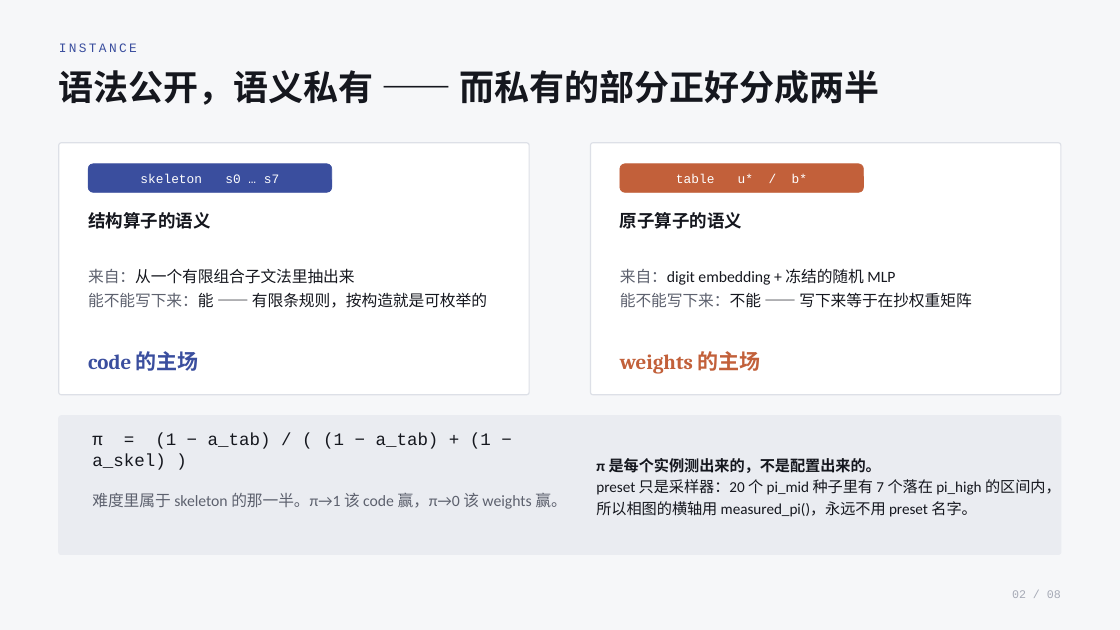
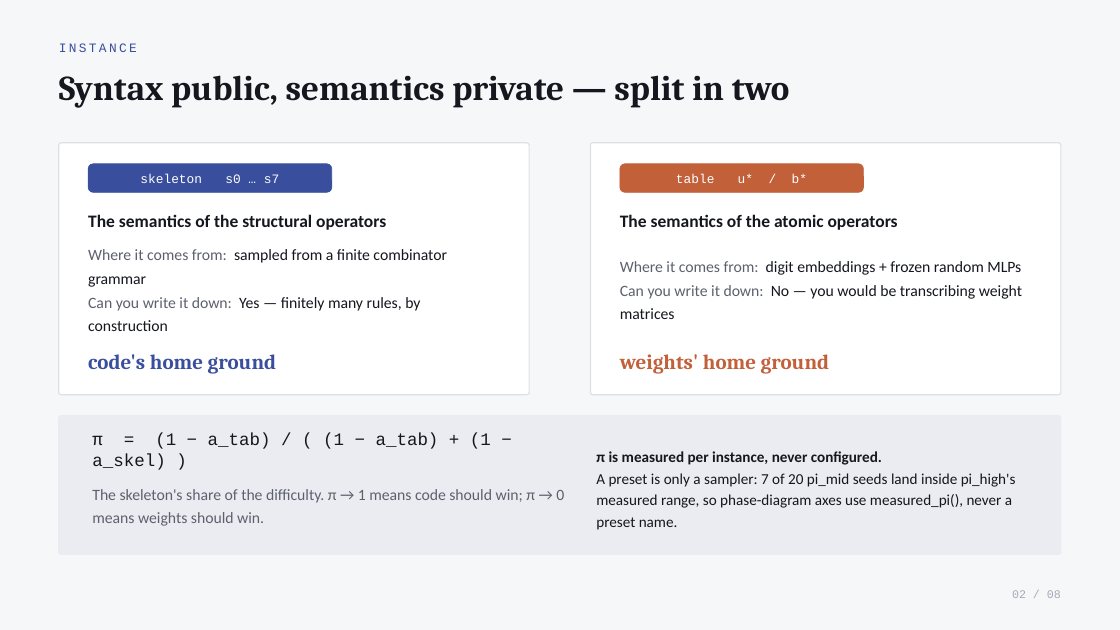
Before and after one commit to ash-ding/Glyph, a slide deck: slide 2 of docs/slides/glyph-progress-2026-09-04.pptx. Drawn at 1120x630 pixels with LibreOffice and Linux fonts; fonts in the diff are those of the drawing. Boxes give left, top, right and bottom in pixels: in the first picture for what was removed or moved away, otherwise in the second. Text is boxed around its words. In the diff, an @@ line names an element or a change of style, - is before the commit and + after.

```diff
--- a/docs/slides/glyph-progress-2026-09-04.pptx
+++ b/docs/slides/glyph-progress-2026-09-04.pptx
@@ text at (59, 75, 790, 108): text changed @@
-语法公开，语义私有 —— 而私有的部分正好分成两半
+Syntax public, semantics private — split in two
@@ text at (88, 214, 386, 230): text changed @@
-结构算子的语义
+The semantics of the structural operators
@@ text at (620, 214, 898, 230): text changed @@
-原子算子的语义
+The semantics of the atomic operators
@@ text at (88, 249, 447, 331): text changed @@
-来自：从一个有限组合子文法里抽出来
-能不能写下来：能 —— 有限条规则，按构造就是可枚举的
+Where it comes from: sampled from a finite combinator grammar
+Can you write it down: Yes — finitely many rules, by construction
@@ text at (620, 261, 1022, 319): text changed @@
-来自：digit embedding + 冻结的随机 MLP
-能不能写下来：不能 —— 写下来等于在抄权重矩阵
+Where it comes from: digit embeddings + frozen random MLPs
+Can you write it down: No — you would be transcribing weight matrices
@@ text at (88, 354, 276, 374): text changed @@
-code 的主场
+code's home ground
@@ text at (620, 354, 829, 374): text changed @@
-weights 的主场
+weights' home ground
@@ text at (596, 451, 1016, 530): text changed @@
-π 是每个实例测出来的，不是配置出来的。
-preset 只是采样器：20 个 pi_mid 种子里有 7 个落在 pi_high 的区间内，所以相图的横轴用 measured_pi()，永远不用 preset 名字。
+π is measured per instance, never configured.
+A preset is only a sampler: 7 of 20 pi_mid seeds land inside pi_high's measured range, so phase-diagram axes use measured_pi(), never a preset name.
@@ text at (92, 489, 564, 526): text changed @@
-难度里属于 skeleton 的那一半。π→1 该 code 赢，π→0 该 weights 赢。
+The skeleton's share of the difficulty. π → 1 means code should win; π → 0 means weights should win.
```
Also in this commit, not shown: 3 other slides changed, 4 slides added, 4 slides removed, 1 other file.
